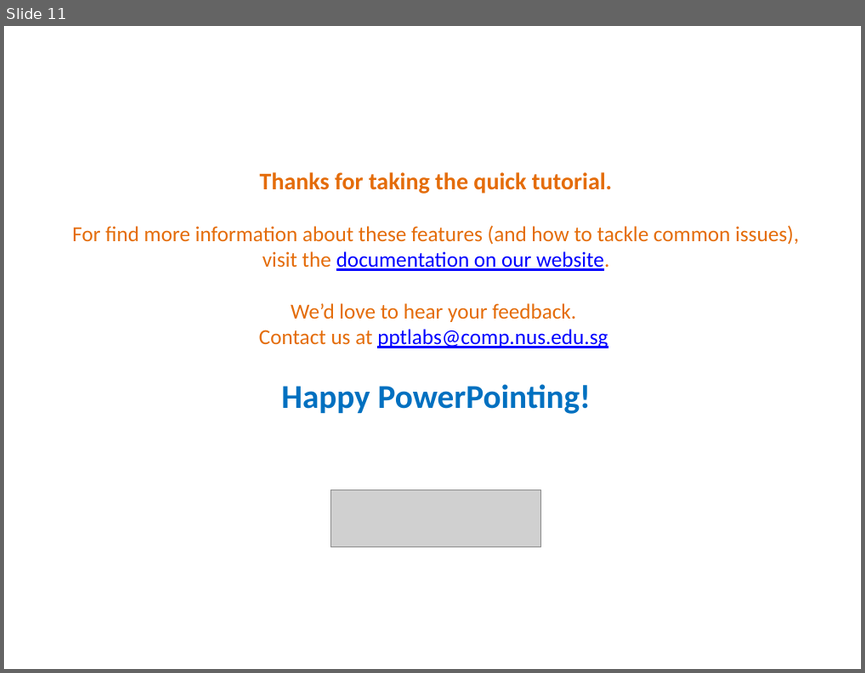
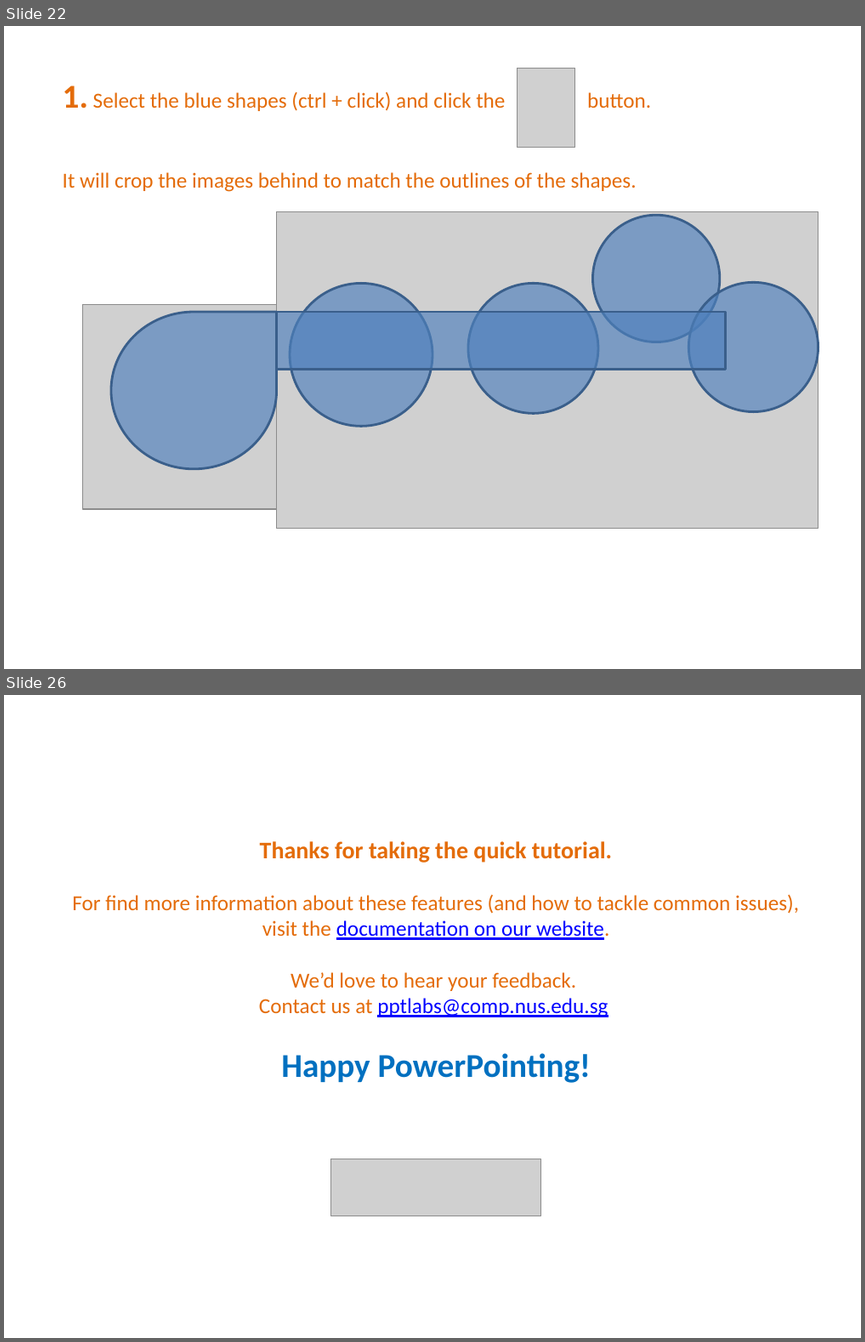
Before and after one commit to PowerPointLabs/PowerPointLabs, a slide deck: PowerPointLabs/PowerPointLabs/PowerPointLabs Quick Tutorial.pptx. Shown one above the other, each under a label of ours: slide 11 before the commit, slides 22 and 26 after it; the slides between them are not shown. The pictures are 865x673 and 865x1342 pixels, drawn with LibreOffice and Linux fonts; fonts in the diff are those of the drawing; grey boxes stand for pictures. Boxes give left, top, right and bottom in pixels: in the first picture for what was removed or moved away, otherwise in the second. Text is boxed around its words. In the diff, an @@ line names an element or a change of style, - is before the commit and + after.

```diff
--- a/PowerPointLabs/PowerPointLabs/PowerPointLabs Quick Tutorial.pptx
+++ b/PowerPointLabs/PowerPointLabs/PowerPointLabs Quick Tutorial.pptx
@@ slide 22 added at bbox=[4, 26, 861, 669], background #FFFFFF @@
@@ picture added at bbox=[517, 68, 575, 147] @@
@@ text added at bbox=[63, 86, 651, 192], 18 pt, text #E46C0A @@
+1. Select the blue shapes (ctrl + click) and click the button.
+It will crop the images behind to match the outlines of the shapes.
@@ picture added at bbox=[277, 212, 818, 528] @@
@@ ellipse added at bbox=[592, 215, 720, 341], fill #4F81BD at 66% opacity, outline #3A5F8C 2 pt @@
@@ picture added at bbox=[83, 305, 288, 510] @@
@@ ellipse added at bbox=[290, 283, 432, 426], fill #4F81BD at 66% opacity, outline #3A5F8C 2 pt @@
@@ ellipse added at bbox=[468, 283, 599, 414], fill #4F81BD at 66% opacity, outline #3A5F8C 2 pt @@
@@ ellipse added at bbox=[688, 282, 818, 412], fill #4F81BD at 66% opacity, outline #3A5F8C 2 pt @@
@@ teardrop added at bbox=[111, 312, 277, 468], fill #4F81BD at 66% opacity, outline #3A5F8C 2 pt @@
@@ rectangle added at bbox=[277, 312, 726, 369], fill #4F81BD at 66% opacity, outline #3A5F8C 2 pt @@
@@ what was slide 11 is now slide 26 @@
```
Also in this commit, not shown: 4 slides changed, 14 other slides added.
